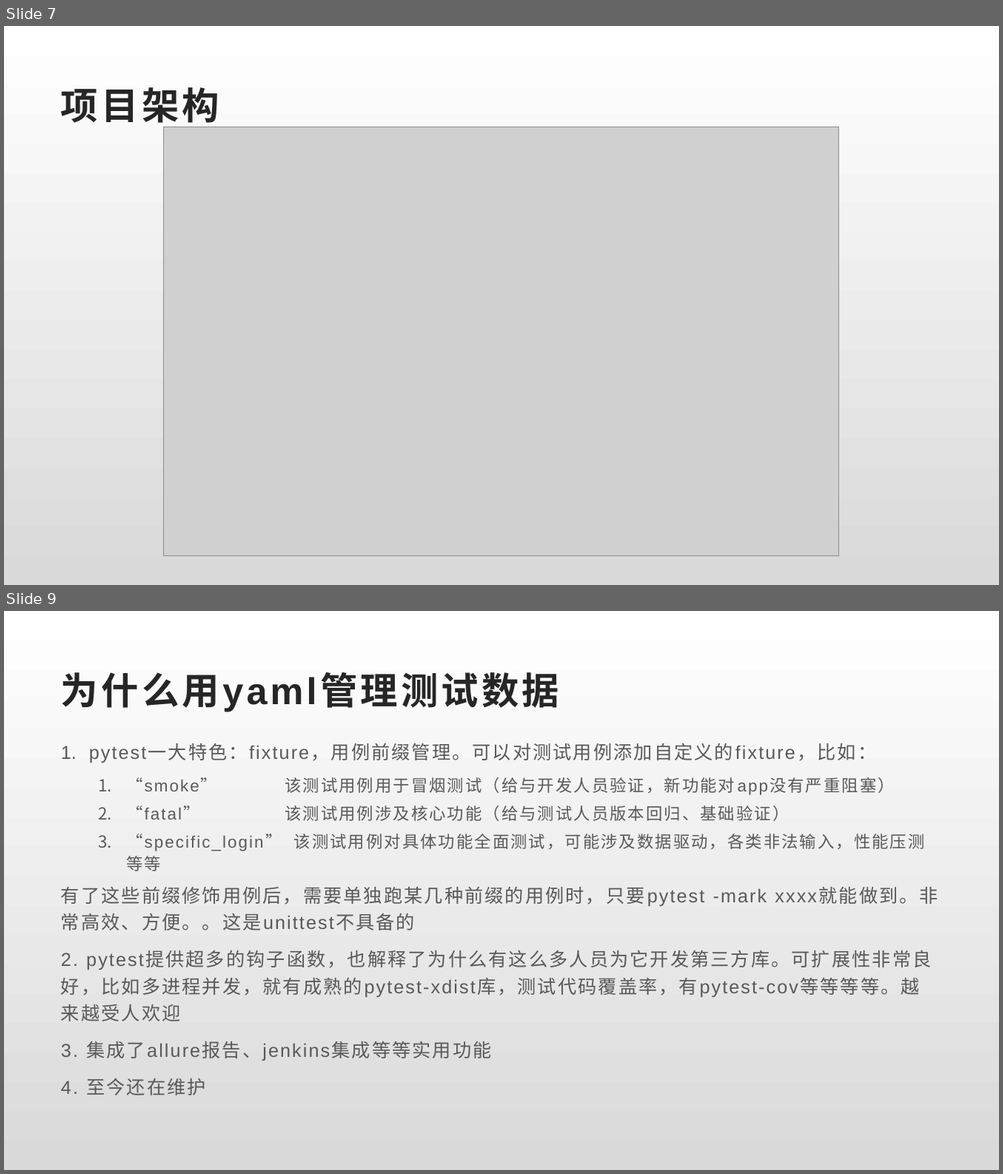
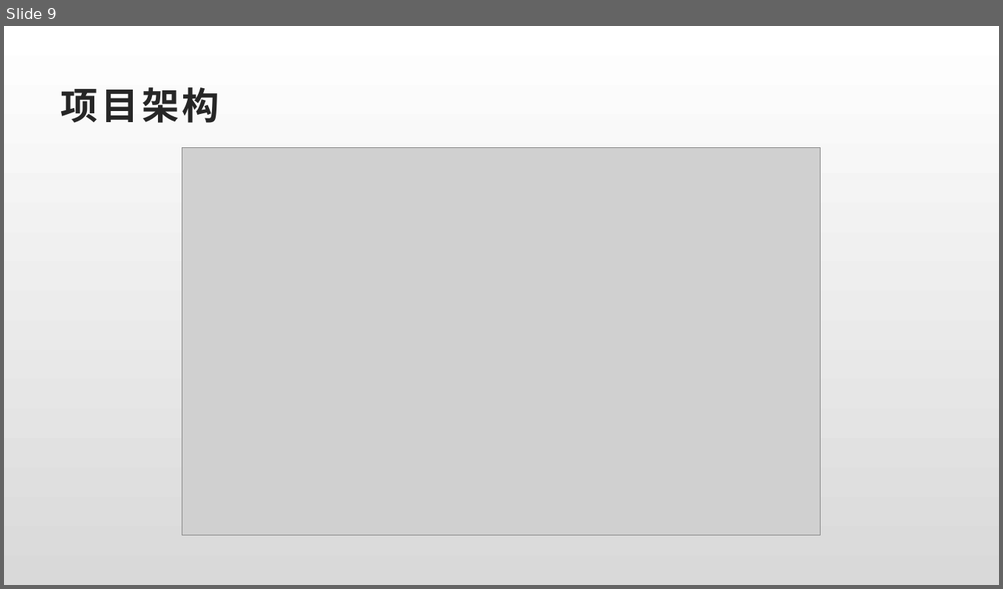
Before and after one commit to julystone/alistar_github_version, a slide deck: doc/基于Appium的 App UI自动化框架.pptx. Shown one above the other, each under a label of ours: slides 7 and 9 before the commit, slide 9 after it; the slides between them are not shown. The pictures are 1003x1174 and 1003x589 pixels, drawn with LibreOffice and Linux fonts; fonts in the diff are those of the drawing; grey boxes stand for pictures. Boxes give left, top, right and bottom in pixels: in the first picture for what was removed or moved away, otherwise in the second. Text is boxed around its words. In the diff, an @@ line names an element or a change of style, - is before the commit and + after.

```diff
--- a/doc/基于Appium的 App UI自动化框架.pptx
+++ b/doc/基于Appium的 App UI自动化框架.pptx
@@ slide 9 removed at bbox=[4, 611, 999, 1170], background gradient #FFFFFF to #D9D9D9 @@
@@ title removed at bbox=[61, 672, 559, 712] @@
-为什么用yaml管理测试数据
@@ text removed at bbox=[61, 744, 939, 1096] @@
-1. pytest一大特色：fixture，用例前缀管理。可以对测试用例添加自定义的fixture，比如：
-  1. “smoke” 该测试用例用于冒烟测试（给与开发人员验证，新功能对app没有严重阻塞）
-  2. “fatal” 该测试用例涉及核心功能（给与测试人员版本回归、基础验证）
-  3. “specific_login” 该测试用例对具体功能全面测试，可能涉及数据驱动，各类非法输入，性能压测等等
-有了这些前缀修饰用例后，需要单独跑某几种前缀的用例时，只要pytest -mark xxxx就能做到。非常高效、方便。。这是unittest不具备的
-2. pytest提供超多的钩子函数，也解释了为什么有这么多人员为它开发第三方库。可扩展性非常良好，比如多进程并发，就有成熟的pytest-xdist库，测试代码覆盖率，有pytest-cov等等等等。越来越受人欢迎
-3. 集成了allure报告、jenkins集成等等实用功能
-4. 至今还在维护
@@ what was slide 7 is now slide 9 @@
@@ slide 9 changed as well @@
@@ picture: place and size @@
-picture at bbox=[164, 127, 839, 557]
+picture at bbox=[182, 147, 820, 536]
```
Also in this commit, not shown: 5 other slides changed, 9 slides added, 2 other slides removed, 12 other files.
